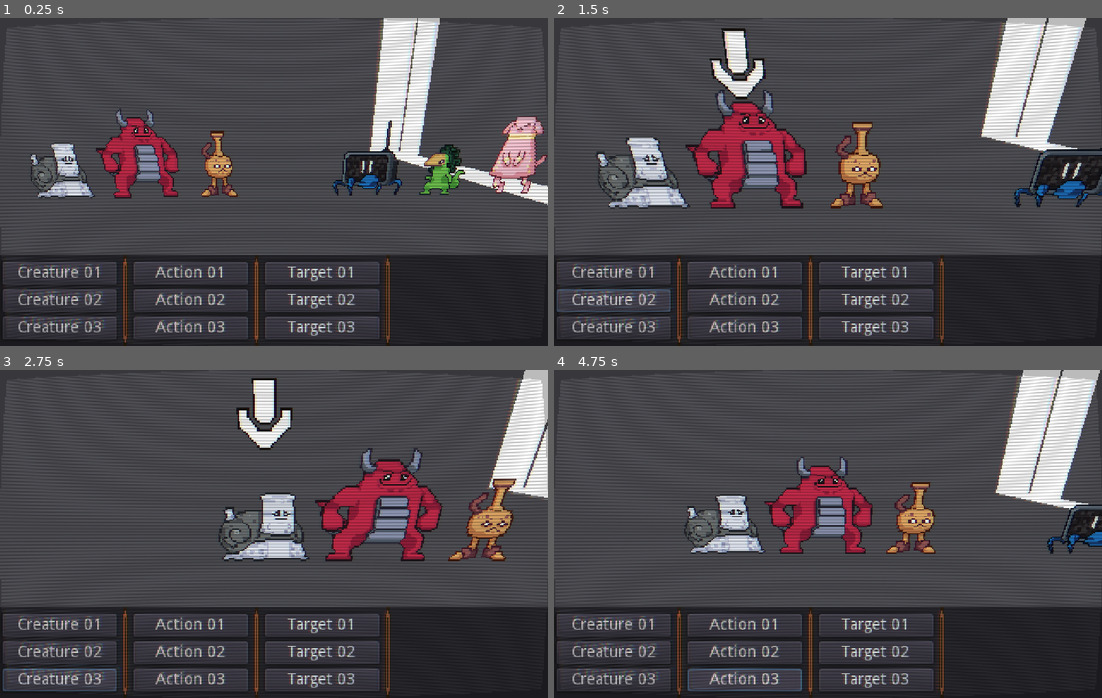
Above: before the commit, frames 1-4 (two rows, left to right).
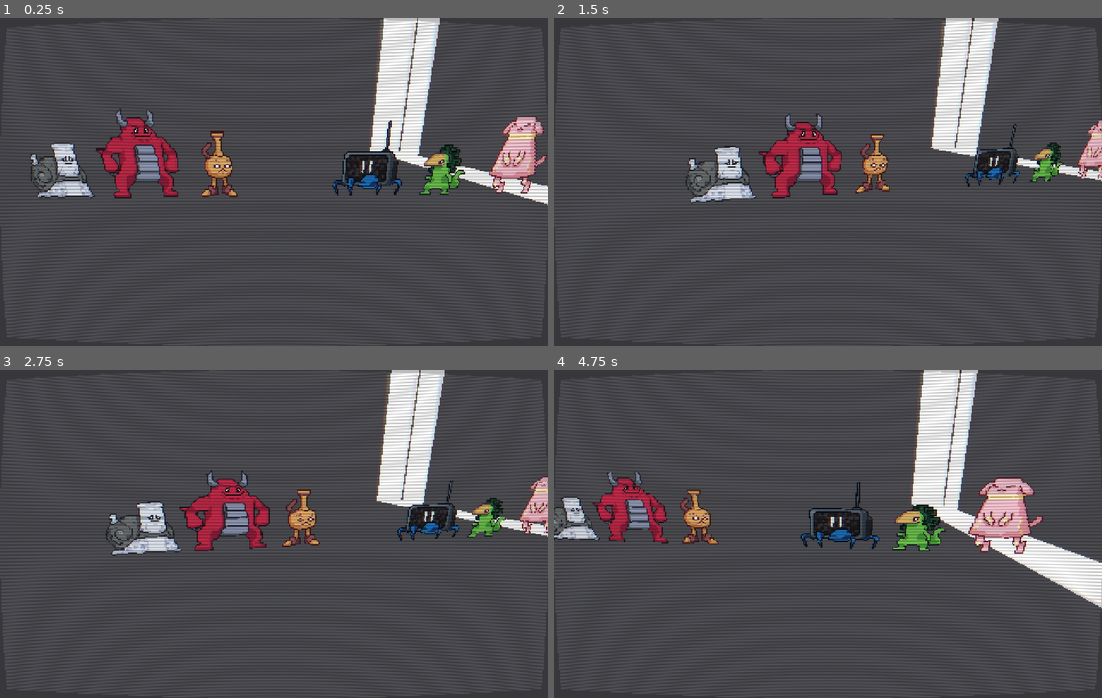
Above: after the commit, the same moments.

Repository: Hairic95/Yolky-RPG
Game: Godot game, scene res://Src/Scenes/3DBattleScene.tscn
Two runs of this game, one before a commit and one after it. Both use one fixed random seed, a clock stepped at 60 frames per second and the inputs below.
Inputs (mouse positions are in pixels of both pictures, inside the frame that each line leads up to):
- Up to frame 1 (0.25 s): no input
- Up to frame 2 (1.5 s): click (614, 273) at 0.5 s, where only the run before the commit has a clickable "Creature 01"; click (614, 300) at 1.25 s, where only the run before the commit has a clickable "Creature 02"
- Up to frame 3 (2.75 s): click (60, 678) at 2 s, where only the run before the commit has a clickable "Creature 03"
- Up to frame 4 (4.75 s): click (745, 625) at 2.75 s, where only the run before the commit has a clickable "Action 01"; click (745, 652) at 3.5 s, where only the run before the commit has a clickable "Action 02"; click (745, 678) at 4.25 s, where only the run before the commit has a clickable "Action 03"

The runs differ from the first frame. In frame 1, 17% of the frame differs, in the area x 0-100%, y 72-100%; in frame 2, 40%; in frame 3, 36%; in frame 4, 40%, in the area x 0-100%, y 0-100%.

Commit message:
started structuring turn base

Diff:
--- a/Src/Resources/Player.gd
+++ b/Src/Resources/Player.gd
@@ -16,7 +16,6 @@
 func _init(player_type):
 	type = player_type
 
+func choose_action():
 
-# Called every frame. 'delta' is the elapsed time since the previous frame.
-#func _process(delta):
-#	pass
+	var chosen_critter = current_critters
--- a/Src/Scenes/3DBattleScene.gd
+++ b/Src/Scenes/3DBattleScene.gd
@@ -8,8 +8,6 @@
 func _ready():
 
 	$Camera/Anim.play("CameraTest")
-
-	randomize()
 
 	AdventureHandler.connect("map_node_selected", self, "go_to_next_encounter")
 
@@ -25,11 +23,7 @@
 
 	BattleTurnHandler.connect("battle_ended", self, "show_result")
 
-	#battleTest
-	prepare_player_critters()
-	prepare_enemies_critter()
-
-	prepare_players(
+	prepare_battle(
 		{
 			"type": Player.PlayerType.Player,
 			"critters": [
@@ -49,7 +43,10 @@
 	)
 
 
-func prepare_players(player1_data, player2_data):
+func prepare_battle(player1_data, player2_data):
+
+	DataHandler.open_characters()
+	DataHandler.open_actions()
 
 	var player1 = Player.new(player1_data.type)
 	var player2 = Player.new(player2_data.type)
@@ -57,135 +54,69 @@
 	players.append(player1)
 	players.append(player2)
 
+	var row_position_cont = 1
+	for critter_id in player1_data.critters:
+		prepare_critter(critter_id, row_position_cont, "left_side")
+		row_position_cont += 1
 
-func prepare_player_critters():
-	DataHandler.open_characters()
-	DataHandler.open_actions()
-
-	var i = 1
-	for team_member in TeamHandler.current_team_data:
-
-		var team_member_data = DataHandler.get_character(team_member)
-
-		create_critter(team_member_data, "player", i)
-		i += 1
-
+	row_position_cont = 1
+	for critter_id in player2_data.critters:
+		prepare_critter(critter_id, row_position_cont, "right_side")
+		row_position_cont += 1
 
 	DataHandler.close_characters()
 	DataHandler.close_actions()
 
-func prepare_enemies_critter():
+func prepare_critter(critter_id, row_position, side):
 
-
-	var encounter_data = [
-		"vhrab",
-		"peakoli",
-		"pandira2"
-	]
-
-	DataHandler.open_characters()
-	DataHandler.open_actions()
-
-
-
-	var i = 1
-	for enemy_tag in encounter_data:
-		var enemy_data = DataHandler.get_character(enemy_tag)
-		var new_enemy = create_critter(enemy_data, "enemy", i)
-		i += 1
-
-
-	DataHandler.close_characters()
-	DataHandler.close_actions()
-
-	# show_battle_headline("Start Battle")
-	yield(get_tree().create_timer(1.8), "timeout")
-
-	# start_turn()
-
-func create_critter(character_dict : Dictionary, side : String, pos : int):
+	var critter_data = DataHandler.get_character(critter_id)
 
 	var new_combatant : Combatant3D = combatant_reference.instance()
 	new_combatant.player_owner = side
 	var pos_path : NodePath = ""
 
-	if side == "player":
-		pos_path = str("Positions/PlayerPos", pos)
+	if side == "left_side":
+		pos_path = str("Positions/PlayerPos", row_position)
 		new_combatant.scale = Vector3(-1, 1, 1)
-	elif side == "enemy":
-		pos_path = str("Positions/EnemyPos", pos)
+	elif side == "right_side":
+		pos_path = str("Positions/EnemyPos", row_position)
 
-	new_combatant.Combatant(character_dict, get_node(pos_path).translation)
+	new_combatant.Combatant(critter_data, get_node(pos_path).translation)
 
-	new_combatant.row_position = pos
+	new_combatant.row_position = row_position
 	new_combatant.fixed_translation = get_node(pos_path).translation
 
 	$Combatants.add_child(new_combatant)
 
-	return new_combatant
-
-var camera_target = null
-
-func _on_CreatureButton_pressed(creature_pos):
+func start_round():
 	pass
 
-func _on_CreatureButton_mouse_entered(creature_pos):
-	for critter in $Combatants.get_children():
-		if critter.player_owner == "player" and critter.row_position == creature_pos:
-			critter.set_select_sprite_visible(true)
-			if camera_target != critter:
-				fix_camera_to_critter(critter.translation)
-			camera_target = critter
-			break
-	$Camera/CameraReset.stop()
+func start_turn(player : Player):
+	if !player.can_start_turn():
+		var next_player = get_next_player(player)
+		if next_player == null:
+			start_round()
+		start_turn(next_player)
+		return
 
-func _on_CreatureButton_mouse_exited(creature_pos):
-	for critter in $Combatants.get_children():
-		if critter.player_owner == "player" and critter.row_position == creature_pos:
-			critter.set_select_sprite_visible(false)
-			break
-	$Camera/CameraReset.start()
+	match player.type:
+		Player.PlayerType.Player:
+			show_player_ui()
+		Player.PlayerType.AI:
+			player.choose_action()
 
-func _on_TargetButton_pressed(target_pos):
-	pass # Replace with function body.
 
-func _on_TargetButton_mouse_entered(target_pos):
-	# TODO: controlla che l'azione selezionata selezioni tutti i bersagli nel caso
-	#       l'azione colpisca tutti o un alleato
-	if true:
-		for critter in $Combatants.get_children():
-			if critter.player_owner == "enemy" and critter.row_position == target_pos:
-				critter.set_select_sprite_visible(true)
-				if camera_target != critter:
-					fix_camera_to_critter(critter.translation)
-				camera_target = critter
-				break
-	$Camera/CameraReset.stop()
+func get_next_player(player : Player):
 
-func _on_TargetButton_mouse_exited(target_pos):
-	# TODO: controlla che l'azione selezionata selezioni tutti i bersagli nel caso
-	#       l'azione colpisca tutti o un alleato
-	if true:
-		for critter in $Combatants.get_children():
-			if critter.player_owner == "enemy" and critter.row_position == target_pos:
-				critter.set_select_sprite_visible(false)
-				break
-	$Camera/CameraReset.start()
+	for p in players:
+		if p == player:
+			var index = players.find(p)
+			if index == players.size() - 1:
+				index = 0
+			var next_player = players[index]
+			if next_player.can_start_turn():
+				return next_player
+	return null
 
-func fix_camera_to_critter(creature_translation: Vector3):
-	$Camera/Anim.stop()
-	$Camera/CameraReset.stop()
-
-	$Camera/CameraTween.interpolate_property($Camera, "translation", $Camera.translation, Vector3(creature_translation.x, 2, -5), 0.8)
-	$Camera/CameraTween.interpolate_property($Camera, "rotation_degrees", $Camera.rotation_degrees, Vector3(-20, 180, 0),  0.8)
-	$Camera/CameraTween.start()
-
-func _on_CameraReset_timeout():
-	$Camera/CameraTween.interpolate_property($Camera, "translation", $Camera.translation, Vector3(0, 2, -7), 0.5)
-	$Camera/CameraTween.interpolate_property($Camera, "rotation_degrees", $Camera.rotation_degrees, Vector3(-15, 180, 0), 0.5)
-	$Camera/CameraTween.start()
-	camera_target = null
-	yield($Camera/CameraTween, "tween_all_completed")
-
-	if camera_target == null:
-		$Camera/Anim.play("CameraTest")
+func show_player_ui():
+	pass
--- a/Src/Scenes/3DBattleScene.tscn
+++ b/Src/Scenes/3DBattleScene.tscn
@@ -1,9 +1,8 @@
-[gd_scene load_steps=6 format=2]
+[gd_scene load_steps=5 format=2]
 
 [ext_resource path="res://Src/BattleBackgrounds/BG.tscn" type="PackedScene" id=1]
 [ext_resource path="res://Src/Scenes/3DBattleScene.gd" type="Script" id=2]
 [ext_resource path="res://Assets/Shaders/crt_effect.tres" type="Material" id=3]
-[ext_resource path="res://Assets/Textures/UI/HSeparator.png" type="Texture" id=4]
 
 [sub_resource type="Animation" id=1]
 resource_name = "CameraTest"
@@ -90,141 +89,4 @@
 [node name="CameraTween" type="Tween" parent="Camera"]
 
 [node name="UI" type="CanvasLayer" parent="."]
-
-[node name="Panel" type="Panel" parent="UI"]
-anchor_top = 1.0
-anchor_right = 1.0
-anchor_bottom = 1.0
-margin_top = -80.0
-__meta__ = {
-"_edit_use_anchors_": false
-}
-
-[node name="ActionSelect" type="HBoxContainer" parent="UI/Panel"]
-anchor_right = 1.0
-anchor_bottom = 1.0
-alignment = 1
-__meta__ = {
-"_edit_use_anchors_": false
-}
-
-[node name="CritterList" type="VBoxContainer" parent="UI/Panel/ActionSelect"]
-margin_left = 2.0
-margin_right = 102.0
-margin_bottom = 80.0
-alignment = 1
-
-[node name="Creature1" type="Button" parent="UI/Panel/ActionSelect/CritterList"]
-margin_top = 6.0
-margin_right = 100.0
-margin_bottom = 26.0
-rect_min_size = Vector2( 100, 0 )
-text = "Creature 01"
-
-[node name="Creature2" type="Button" parent="UI/Panel/ActionSelect/CritterList"]
-margin_top = 30.0
-margin_right = 100.0
-margin_bottom = 50.0
-text = "Creature 02"
-
-[node name="Creature3" type="Button" parent="UI/Panel/ActionSelect/CritterList"]
-margin_top = 54.0
-margin_right = 100.0
-margin_bottom = 74.0
-text = "Creature 03"
-
-[node name="Separator1" type="TextureRect" parent="UI/Panel/ActionSelect"]
-margin_left = 106.0
-margin_right = 113.0
-margin_bottom = 80.0
-texture = ExtResource( 4 )
-stretch_mode = 1
-
-[node name="ActionList" type="VBoxContainer" parent="UI/Panel/ActionSelect"]
-margin_left = 117.0
-margin_right = 217.0
-margin_bottom = 80.0
-alignment = 1
-
-[node name="Action1" type="Button" parent="UI/Panel/ActionSelect/ActionList"]
-margin_top = 6.0
-margin_right = 100.0
-margin_bottom = 26.0
-rect_min_size = Vector2( 100, 0 )
-text = "Action 01"
-
-[node name="Action2" type="Button" parent="UI/Panel/ActionSelect/ActionList"]
-margin_top = 30.0
-margin_right = 100.0
-margin_bottom = 50.0
-text = "Action 02"
-
-[node name="Action3" type="Button" parent="UI/Panel/ActionSelect/ActionList"]
-margin_top = 54.0
-margin_right = 100.0
-margin_bottom = 74.0
-text = "Action 03"
-
-[node name="Separator2" type="TextureRect" parent="UI/Panel/ActionSelect"]
-margin_left = 221.0
-margin_right = 228.0
-margin_bottom = 80.0
-texture = ExtResource( 4 )
-stretch_mode = 1
-
-[node name="TargetList" type="VBoxContainer" parent="UI/Panel/ActionSelect"]
-margin_left = 232.0
-margin_right = 332.0
-margin_bottom = 80.0
-alignment = 1
-
-[node name="Target1" type="Button" parent="UI/Panel/ActionSelect/TargetList"]
-margin_top = 6.0
-margin_right = 100.0
-margin_bottom = 26.0
-rect_min_size = Vector2( 100, 0 )
-text = "Target 01"
-
-[node name="Target2" type="Button" parent="UI/Panel/ActionSelect/TargetList"]
-margin_top = 30.0
-margin_right = 100.0
-margin_bottom = 50.0
-text = "Target 02"
-
-[node name="Target3" type="Button" parent="UI/Panel/ActionSelect/TargetList"]
-margin_top = 54.0
-margin_right = 100.0
-margin_bottom = 74.0
-text = "Target 03"
-
-[node name="Separator3" type="TextureRect" parent="UI/Panel/ActionSelect"]
-margin_left = 336.0
-margin_right = 343.0
-margin_bottom = 80.0
-texture = ExtResource( 4 )
-stretch_mode = 1
-
-[node name="RichTextLabel" type="RichTextLabel" parent="UI/Panel/ActionSelect"]
-margin_left = 347.0
-margin_right = 477.0
-margin_bottom = 80.0
-rect_min_size = Vector2( 130, 0 )
 [connection signal="timeout" from="Camera/CameraReset" to="." method="_on_CameraReset_timeout"]
-[connection signal="mouse_entered" from="UI/Panel/ActionSelect/CritterList/Creature1" to="." method="_on_CreatureButton_mouse_entered" binds= [ 1 ]]
-[connection signal="mouse_exited" from="UI/Panel/ActionSelect/CritterList/Creature1" to="." method="_on_CreatureButton_mouse_exited" binds= [ 1 ]]
-[connection signal="pressed" from="UI/Panel/ActionSelect/CritterList/Creature1" to="." method="_on_CreatureButton_pressed" binds= [ 1 ]]
-[connection signal="mouse_entered" from="UI/Panel/ActionSelect/CritterList/Creature2" to="." method="_on_CreatureButton_mouse_entered" binds= [ 2 ]]
-[connection signal="mouse_exited" from="UI/Panel/ActionSelect/CritterList/Creature2" to="." method="_on_CreatureButton_mouse_exited" binds= [ 2 ]]
-[connection signal="pressed" from="UI/Panel/ActionSelect/CritterList/Creature2" to="." method="_on_CreatureButton_pressed" binds= [ 2 ]]
-[connection signal="mouse_entered" from="UI/Panel/ActionSelect/CritterList/Creature3" to="." method="_on_CreatureButton_mouse_entered" binds= [ 3 ]]
-[connection signal="mouse_exited" from="UI/Panel/ActionSelect/CritterList/Creature3" to="." method="_on_CreatureButton_mouse_exited" binds= [ 3 ]]
-[connection signal="pressed" from="UI/Panel/ActionSelect/CritterList/Creature3" to="." method="_on_CreatureButton_pressed" binds= [ 3 ]]
-[connection signal="mouse_entered" from="UI/Panel/ActionSelect/TargetList/Target1" to="." method="_on_TargetButton_mouse_entered" binds= [ 1 ]]
-[connection signal="mouse_exited" from="UI/Panel/ActionSelect/TargetList/Target1" to="." method="_on_TargetButton_mouse_exited" binds= [ 1 ]]
-[connection signal="pressed" from="UI/Panel/ActionSelect/TargetList/Target1" to="." method="_on_TargetButton_pressed" binds= [ 1 ]]
-[connection signal="mouse_entered" from="UI/Panel/ActionSelect/TargetList/Target2" to="." method="_on_TargetButton_mouse_entered" binds= [ 2 ]]
-[connection signal="mouse_exited" from="UI/Panel/ActionSelect/TargetList/Target2" to="." method="_on_TargetButton_mouse_exited" binds= [ 2 ]]
-[connection signal="pressed" from="UI/Panel/ActionSelect/TargetList/Target2" to="." method="_on_TargetButton_pressed" binds= [ 2 ]]
-[connection signal="mouse_entered" from="UI/Panel/ActionSelect/TargetList/Target3" to="." method="_on_TargetButton_mouse_entered" binds= [ 3 ]]
-[connection signal="mouse_exited" from="UI/Panel/ActionSelect/TargetList/Target3" to="." method="_on_TargetButton_mouse_exited" binds= [ 3 ]]
-[connection signal="pressed" from="UI/Panel/ActionSelect/TargetList/Target3" to="." method="_on_TargetButton_pressed" binds= [ 3 ]]
